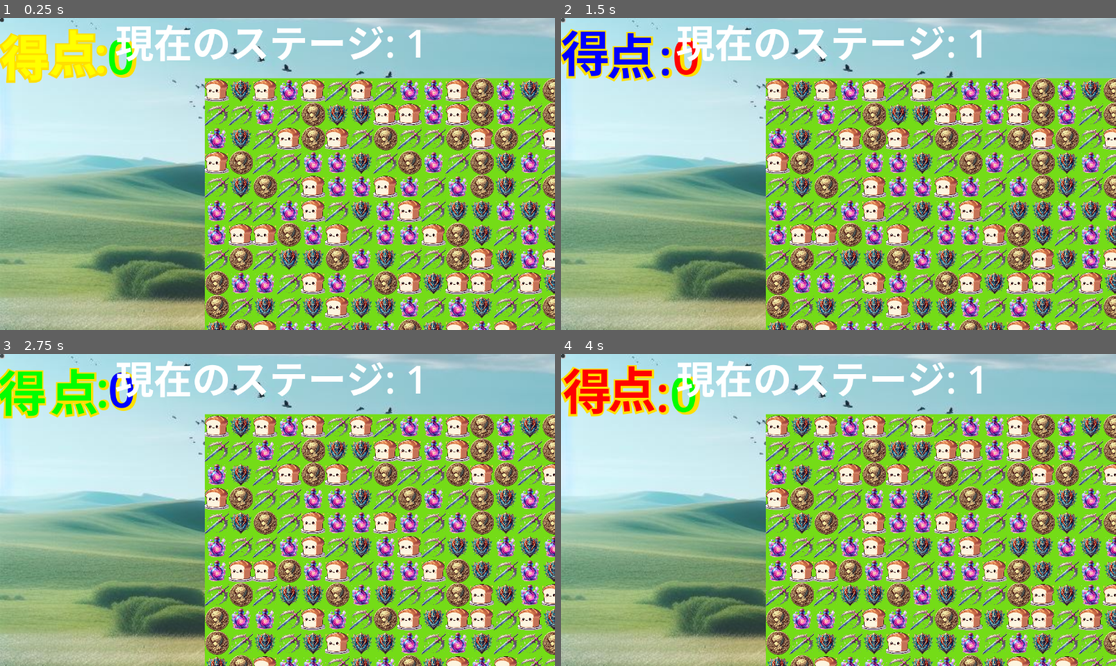
Above: before the commit, frames 1-4 (two rows, left to right).
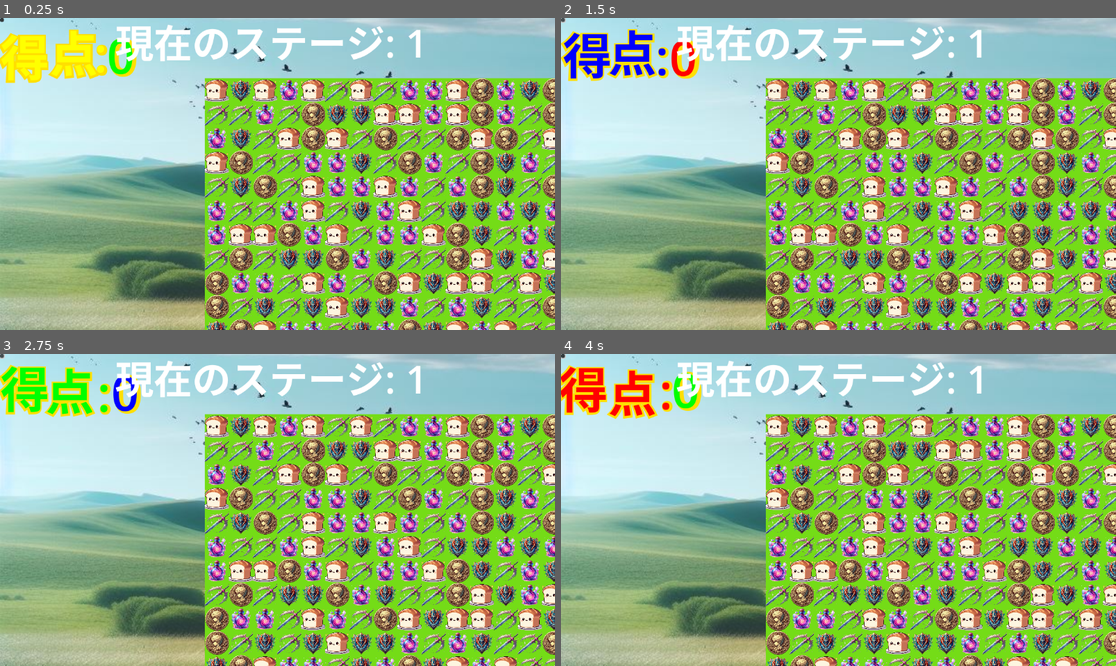
Above: after the commit, the same moments.

Repository: 2ufkpfb9daxnik/roguelikepuzzle
Game: Godot game, scene res://main_scene.tscn
Two runs of this game, one before a commit and one after it. Both use one fixed random seed, a clock stepped at 60 frames per second and the inputs below. This scene is started directly instead of the project's main scene.
Inputs (mouse positions are in pixels of both pictures, inside the frame that each line leads up to):
- Up to frame 1 (0.25 s): no input
- Up to frame 2 (1.5 s): click (561, 21) at 0.5 s; click (561, 21) at 1.25 s
- Up to frame 3 (2.75 s): click (0, 357) at 2 s
- Up to frame 4 (4 s): move the mouse to (960, 494) at 2.77 s; click (960, 494) at 2.92 s; move the mouse to (727, 525) at 3.52 s; click (727, 525) at 3.67 s

The runs differ from the first frame. In frame 1, 0.5% of the frame differs, in the area x 0-25%, y 3-21%; in frame 2, 2.1%; in frame 3, 2.3%, in the area x 0-26%, y 3-21%; in frame 4, 2.2%.

Commit message:
makescoreeffect

Diff:
--- a/current_stage.tscn
+++ b/current_stage.tscn
@@ -59,6 +59,19 @@
 mouse_filter = 2
 color = Color(0.960784, 1, 0.0901961, 1)
 
+[node name="RichTextLabel3" type="RichTextLabel" parent="ScoreManager"]
+z_index = 2
+offset_right = 10000.0
+offset_bottom = 10000.0
+scale = Vector2(2, 2)
+mouse_filter = 2
+theme_override_font_sizes/bold_italics_font_size = 50
+theme_override_font_sizes/italics_font_size = 50
+theme_override_font_sizes/mono_font_size = 50
+theme_override_font_sizes/normal_font_size = 50
+theme_override_font_sizes/bold_font_size = 50
+bbcode_enabled = true
+
 [node name="StageManager" type="Node2D" parent="."]
 script = ExtResource("3_tkwor")
 
--- a/score_manager.gd
+++ b/score_manager.gd
@@ -1,15 +1,25 @@
 extends Node2D
 var match_index = []
 var allFalse
+var allFalse1
 var count
 var totalScore: int = 0
 var puzzleboardscript
 var label :RichTextLabel
 var label2 :RichTextLabel
+var gridscore = []
+var labelarr = []
+var puzzleboard
 # Called when the node enters the scene tree for the first time.
 func _ready() -> void:
 	label = get_node("RichTextLabel")  # ScoreLabelの参照を取得
 	label2 = get_node("RichTextLabel2")
+	puzzleboard = get_parent().get_child(0)
+	for i in range(puzzleboard.grid_row):
+		var columnscore = []
+		for j in range(puzzleboard.grid_column):
+				columnscore.append(-1)
+		gridscore.append(columnscore)
 	if label != null:
 		update_score_label()  # 初期スコア表示
 	else:
@@ -18,10 +28,20 @@
 # スコア表示の更新
 func update_score_label() -> void:
 	if label != null:
-		label.text = "[rainbow freq=0.5 sat=2 val=20][tornado radius=5 freq=2]"+"得点:"+str(totalScore)+"[/tornado][/rainbow]"
-		label2.text = "[b][color=#FFDF00][tornado radius=5 freq=2]"+"得点:"+str(totalScore)+"[/tornado][/color][/b]"
+		label.text = "[rainbow freq=0.5 sat=2 val=20][tornado radius="+str(5+totalScore/10000)+" freq="+str(1+totalScore/10000)+"]"+"得点:"+str(totalScore)+"[/tornado][/rainbow]"
+		label2.text = "[b][color=#FFDF00][tornado radius="+str(5+totalScore/10000)+" freq="+str(1+totalScore/10000)+"]"+"得点:"+str(totalScore)+"[/tornado][/color][/b]"
 	else:
 		pass
+func display_score_label()-> void:
+	for i in range(len(gridscore)):
+		for j in range(len(gridscore[i])):
+			if(gridscore[i][j]!=-1):
+				var label3 = get_node("RichTextLabel3").duplicate()
+				label3.text = "[rainbow freq=0.5 sat=2 val=20]"+str(gridscore[i][j])+"[/rainbow]"
+				label3.position = Vector2(j*50+400, i*50+100)
+				gridscore[i][j] = -1
+				add_child(label3)
+				labelarr.append(label3)
 func lambda(x,y):
 	if(x-1>=0):
 		if(allFalse[x-1][y]==false&&match_index[x-1][y]==true):
@@ -43,26 +63,72 @@
 			allFalse[x][y+1] = true
 			count += 1
 			lambda(x,y+1)
-
+func lambda1(x,y,c):
+	gridscore[x][y] = c*(c-2)*100;
+	if(x-1>=0):
+		if(allFalse1[x-1][y]==false&&match_index[x-1][y]==true):
+			allFalse1[x-1][y] = true
+			lambda1(x-1,y,c)
+	if(x+1<match_index.size()):
+		if(allFalse1[x+1][y]==false&&match_index[x+1][y]==true):
+			allFalse1[x+1][y] = true
+			lambda1(x+1,y,c)
+	if(y-1>=0):
+		if(allFalse1[x][y-1]==false&&match_index[x][y-1]==true):
+			allFalse1[x][y-1] = true
+			lambda1(x,y-1,c)
+	if(y+1<match_index.size()):
+		if(allFalse1[x][y+1]==false&&match_index[x][y+1]==true):
+			allFalse1[x][y+1] = true
+			lambda1(x,y+1,c)
 # Called every frame. 'delta' is the elapsed time since the previous frame.
 func calcscore(matchi) -> void:
 	match_index = matchi
 	allFalse = []
+	allFalse1 = []
 	for i in range(match_index.size()):
 		var columnFalse = []
+		var columnscore = []
 		for j in range(match_index[i].size()):
 				columnFalse.append(false)
 		allFalse.append(columnFalse)
+		allFalse1.append(columnFalse)
 	var connectcell = []
 	for i in range(match_index.size()):
 		for j in range(match_index[i].size()):
 			if (match_index[i][j] == true) and (allFalse[i][j] == false):
 				count = 0
 				lambda(i,j)
+				lambda1(i,j,count)
 				connectcell.append(count)
 				print(count)
 	for i in range(connectcell.size()):
 		totalScore += connectcell[i]*(connectcell[i]-2)*100
+	for i in range(match_index.size()):
+		for j in range(match_index[i].size()):
+			if(gridscore[i][j]!=-1):
+				print(gridscore[i][j])
 func _process(delta: float) -> void:
 	update_score_label()
+	display_score_label()
+	for i in range(labelarr.size()):
+		if(labelarr[i]==null):
+			continue
+		if(labelarr[i].modulate.a<=0.9):
+			labelarr[i].position.y -= 2
+		else:
+			labelarr[i].scale = Vector2(labelarr[i].scale.x-0.05,labelarr[i].scale.y-0.05)
+			labelarr[i].position.x += 0.6
+			labelarr[i].position.y += 0.6
+
+		if(labelarr[i].modulate.a!=0):
+			labelarr[i].modulate.a -= 0.005/(labelarr[i].modulate.a*labelarr[i].modulate.a*labelarr[i].modulate.a)
+	var labelarr1 = []
+	for i in range(labelarr.size()):
+		if(labelarr[i].modulate.a<=0):
+			labelarr[i].queue_free()
+			labelarr[i] = null
+		else:
+			labelarr1.append(labelarr[i])
+	labelarr = labelarr1
 	pass
